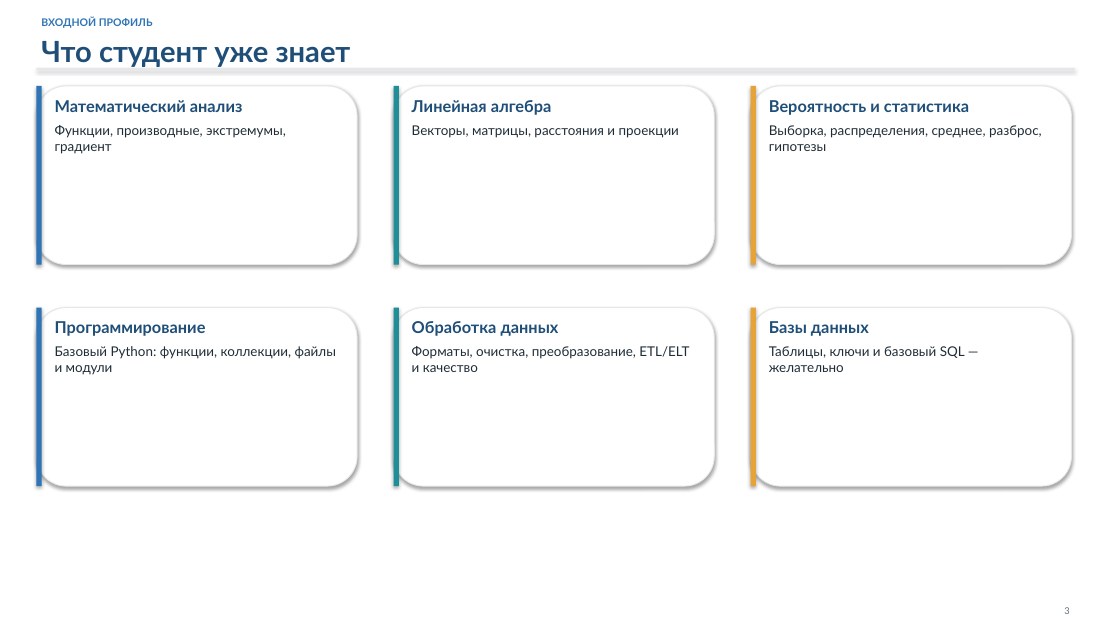
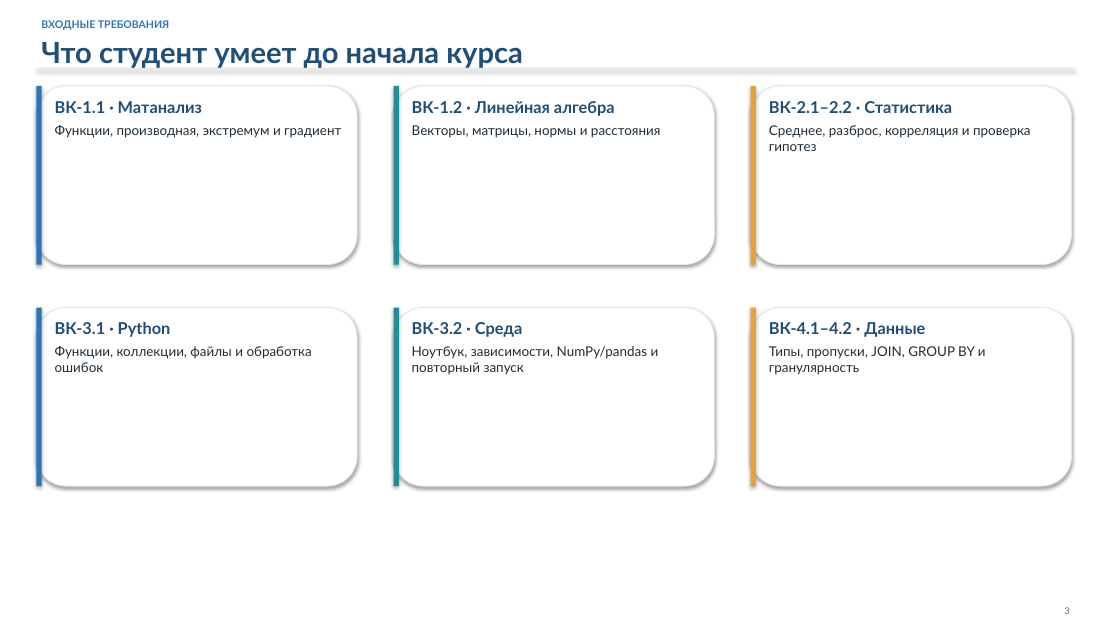
Before and after one commit to DiDiLight/fos-prikladnoy-analiz-dannyh, a slide deck: slide 3 of docs/attachments/course-presentation.pptx. Drawn at 1120x630 pixels with LibreOffice and Linux fonts; fonts in the diff are those of the drawing. Boxes give left, top, right and bottom in pixels: in the first picture for what was removed or moved away, otherwise in the second. Text is boxed around its words. In the diff, an @@ line names an element or a change of style, - is before the commit and + after.

```diff
--- a/docs/attachments/course-presentation.pptx
+++ b/docs/attachments/course-presentation.pptx
@@ text at (41, 20, 169, 30): text changed @@
-ВХОДНОЙ ПРОФИЛЬ
+ВХОДНЫЕ ТРЕБОВАНИЯ
@@ text at (41, 42, 523, 68): text changed @@
-Что студент уже знает
+Что студент умеет до начала курса
@@ text at (55, 101, 202, 113): text changed @@
-Математический анализ
+ВК-1.1 · Матанализ
@@ text at (412, 101, 615, 116): text changed @@
-Линейная алгебра
+ВК-1.2 · Линейная алгебра
@@ text at (769, 101, 952, 113): text changed @@
-Вероятность и статистика
+ВК-2.1–2.2 · Статистика
@@ text at (55, 125, 341, 138): text changed @@
-Функции, производные, экстремумы, градиент
+Функции, производная, экстремум и градиент
@@ text at (412, 125, 661, 138): text changed @@
-Векторы, матрицы, расстояния и проекции
+Векторы, матрицы, нормы и расстояния
@@ text at (769, 125, 1031, 151): text changed @@
-Выборка, распределения, среднее, разброс, гипотезы
+Среднее, разброс, корреляция и проверка гипотез
@@ text at (55, 322, 171, 337): text changed @@
-Программирование
+ВК-3.1 · Python
@@ text at (412, 322, 522, 337): text changed @@
-Обработка данных
+ВК-3.2 · Среда
@@ text at (769, 322, 925, 337): text changed @@
-Базы данных
+ВК-4.1–4.2 · Данные
@@ text at (55, 346, 312, 372): text changed @@
-Базовый Python: функции, коллекции, файлы и модули
+Функции, коллекции, файлы и обработка ошибок
@@ text at (412, 346, 659, 375): text changed @@
-Форматы, очистка, преобразование, ETL/ELT и качество
+Ноутбук, зависимости, NumPy/pandas и повторный запуск
@@ text at (769, 346, 986, 375): text changed @@
-Таблицы, ключи и базовый SQL — желательно
+Типы, пропуски, JOIN, GROUP BY и гранулярность
```
Also in this commit, not shown: 2 other slides changed, 40 other files.
